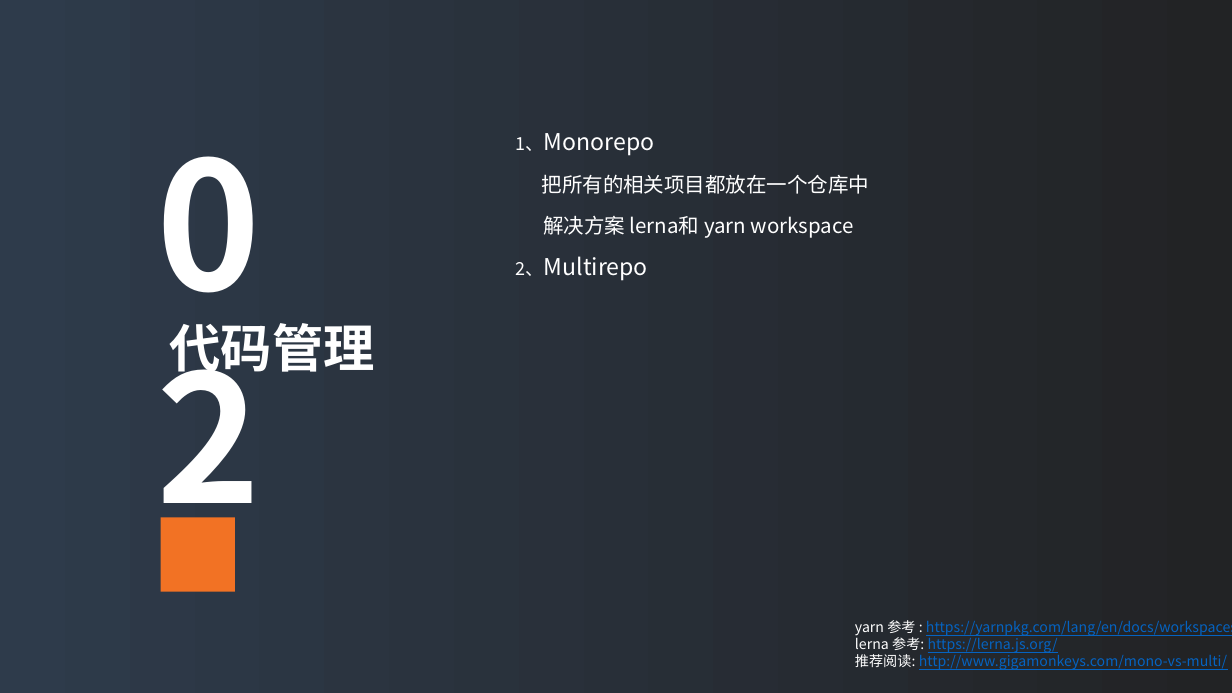
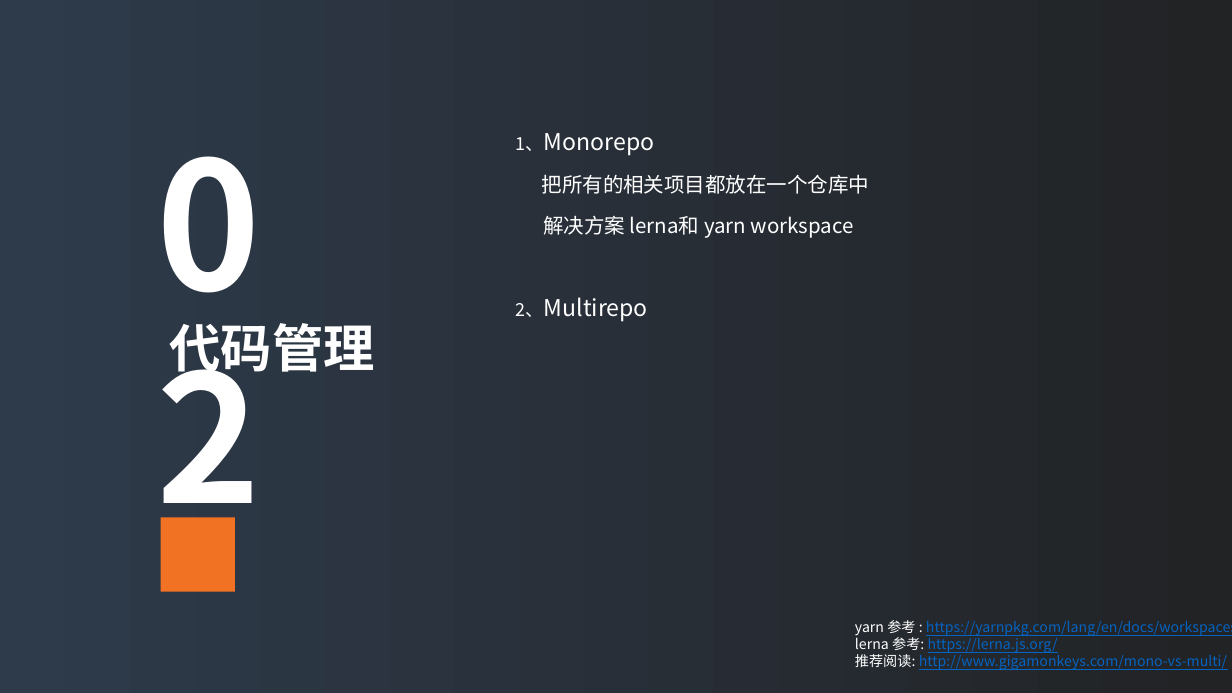
Before and after one commit to davych/monorepo-yarn-workspace-boilerplate, a slide deck: slide 5 of share.pptx. Drawn at 1232x693 pixels with LibreOffice and Linux fonts; fonts in the diff are those of the drawing. Boxes give left, top, right and bottom in pixels: in the first picture for what was removed or moved away, otherwise in the second. Text is boxed around its words. In the diff, an @@ line names an element or a change of style, - is before the commit and + after.

```diff
--- a/share.pptx
+++ b/share.pptx
@@ text "1、Monorepo" rewrapped from box(516, 133, 869, 281) to box(516, 133, 869, 322) @@
```
Also in this commit, not shown: 2 slides added, 1 slide removed.
